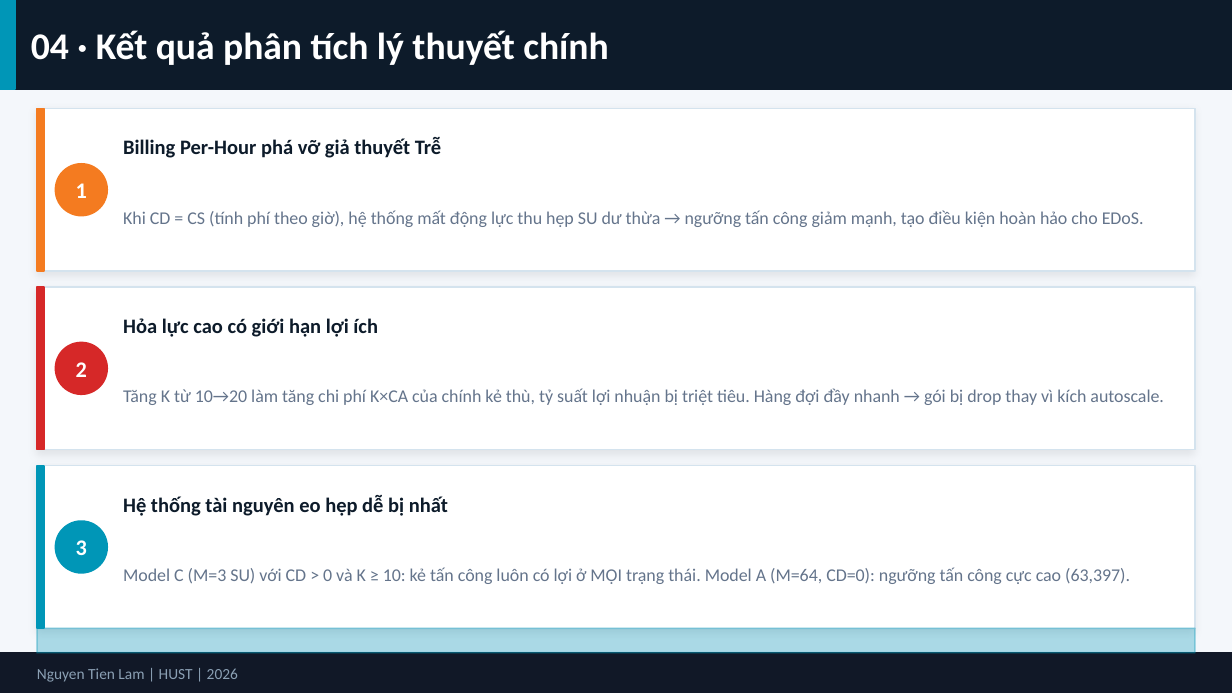
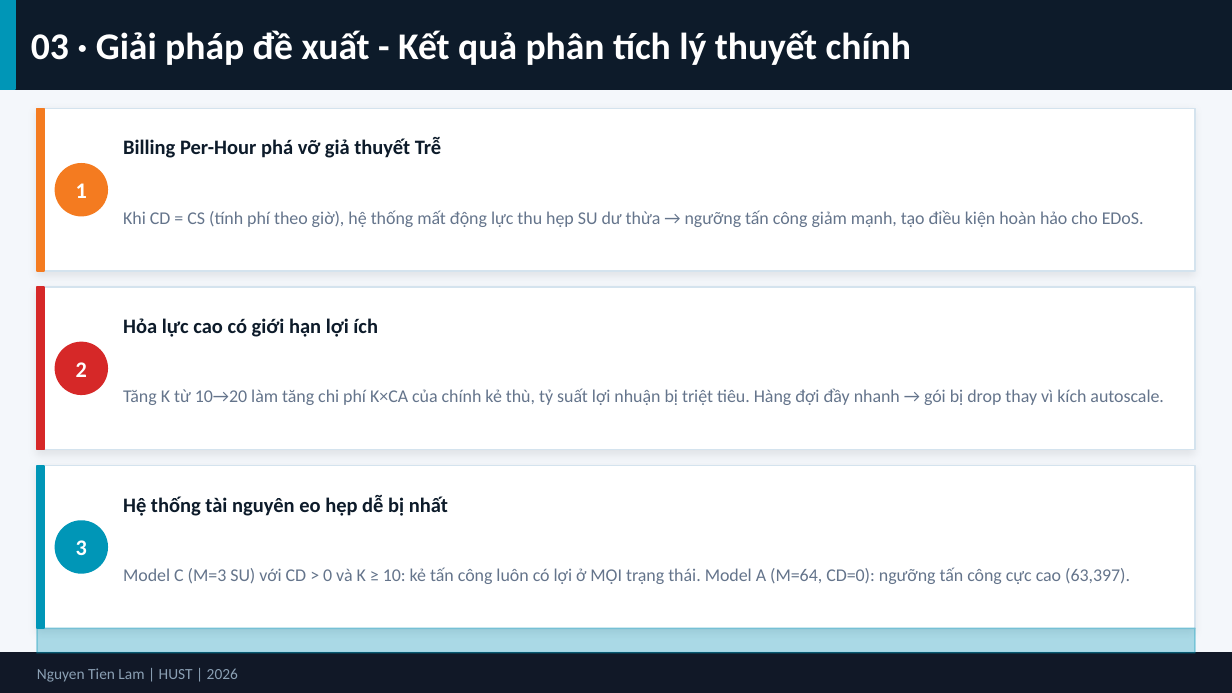
Before and after one commit to tienlamict/edos-demo, a slide deck: slide 11 of report/edos_slide.pptx (slide 7 before the commit). Drawn at 1232x693 pixels with LibreOffice and Linux fonts; fonts in the diff are those of the drawing. Boxes give left, top, right and bottom in pixels: in the first picture for what was removed or moved away, otherwise in the second. Text is boxed around its words. In the diff, an @@ line names an element or a change of style, - is before the commit and + after.

```diff
--- a/report/edos_slide.pptx
+++ b/report/edos_slide.pptx
@@ text at (31,30,911,65): text changed @@
-04 · Kết quả phân tích lý thuyết chính
+03 · Giải pháp đề xuất - Kết quả phân tích lý thuyết chính
```
Also in this commit, not shown: 6 other slides changed, 5 slides added, 2 slides removed.
